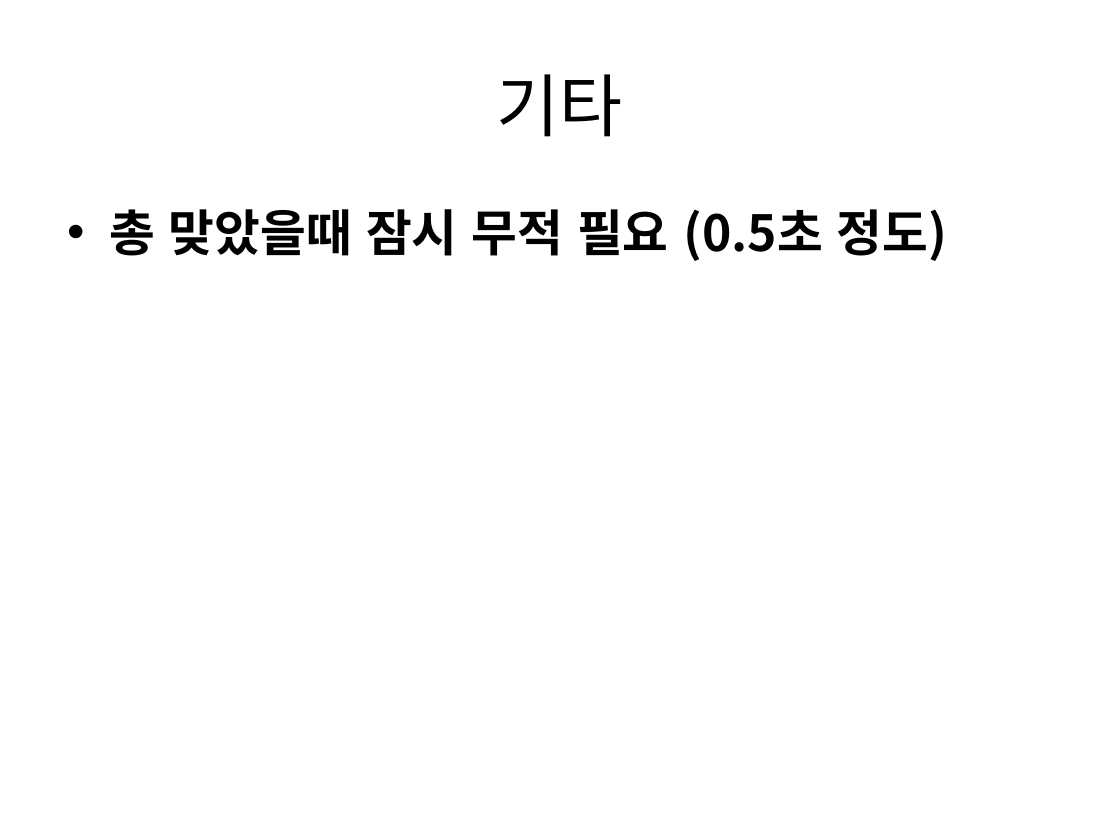
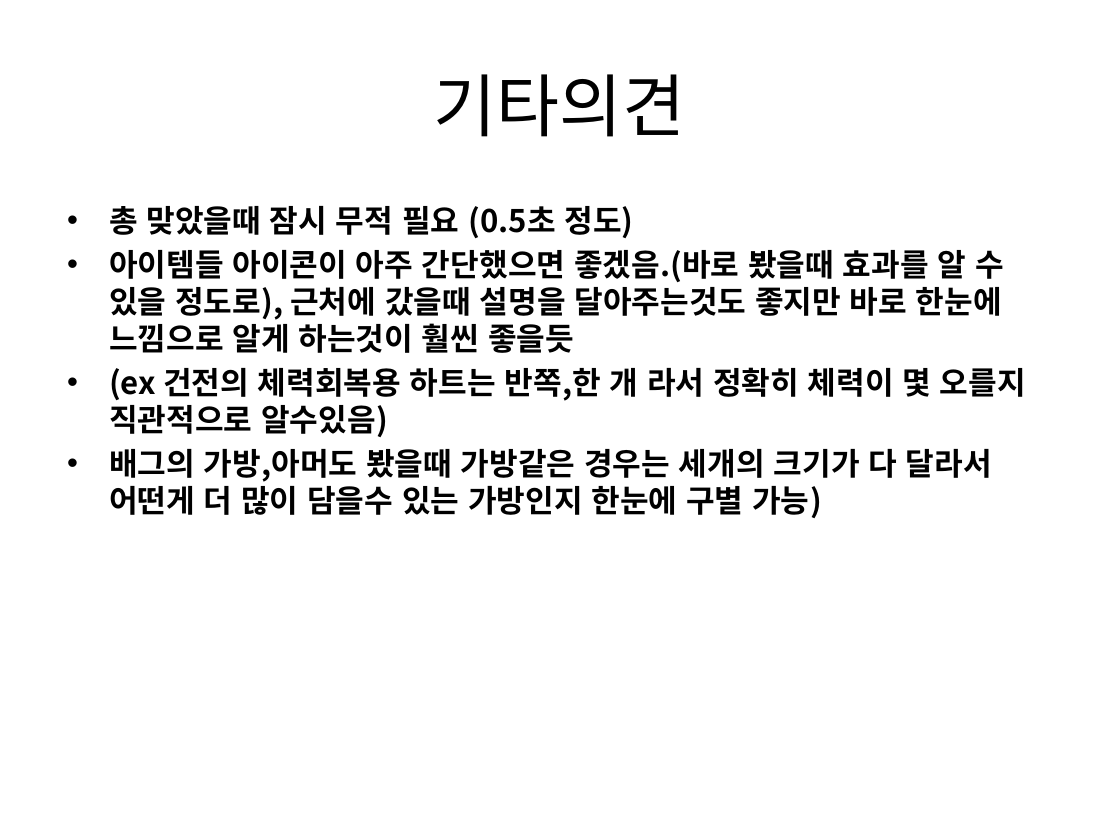
Before and after one commit to gkdlgndpdu/EscapeJail, a slide deck: slide 12 of EscapeJail/Assets/기획/스테이지1기획.pptx (slide 10 before the commit). Drawn at 1120x840 pixels with LibreOffice and Linux fonts; fonts in the diff are those of the drawing. Boxes give left, top, right and bottom in pixels: in the first picture for what was removed or moved away, otherwise in the second. Text is boxed around its words. In the diff, an @@ line names an element or a change of style, - is before the commit and + after.

```diff
--- a/EscapeJail/Assets/기획/스테이지1기획.pptx
+++ b/EscapeJail/Assets/기획/스테이지1기획.pptx
@@ title at [434,74,686,137]: text changed @@
-기타
+기타의견
@@ text at [109,206,633,238]: size 32 to 20 pt in "총 맞았을때 잠시 무적 필요 (0.5초 정도)"; less space between paragraphs @@
@@ text at [109,250,1026,518]: paragraphs added @@
+• 아이템들 아이콘이 아주 간단했으면 좋겠음.(바로 봤을때 효과를 알 수 있을 정도로), 근처에 갔을때 설명을 달아주는것도 좋지만 바로 한눈에 느낌으로 알게 하는것이 훨씬 좋을듯
+• (ex 건전의 체력회복용 하트는 반쪽,한 개 라서 정확히 체력이 몇 오를지 직관적으로 알수있음)
+• 배그의 가방,아머도 봤을때 가방같은 경우는 세개의 크기가 다 달라서 어떤게 더 많이 담을수 있는 가방인지 한눈에 구별 가능)
```
Also in this commit, not shown: 3 other slides changed, 2 slides added, 6 other files.
